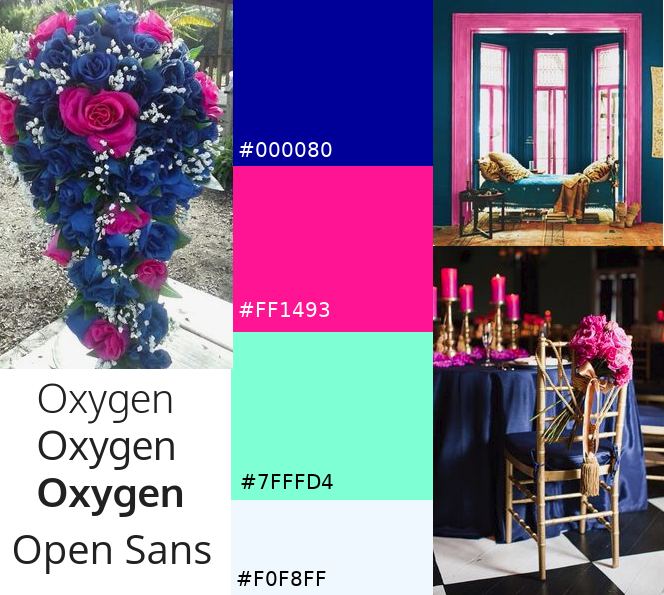
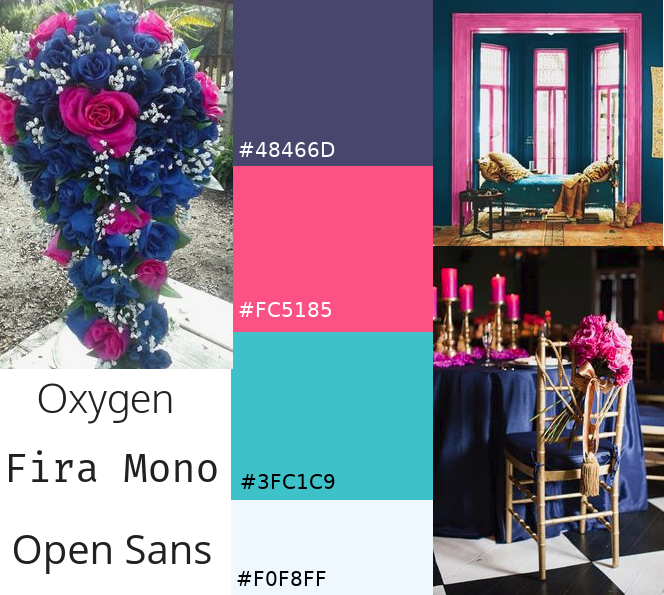
Revision of a layered 664×595 image; what changed, layer by layer:
renamed "#7FFFD4" to "#3FC1C9", painted on it over [241, 474, 335, 489]
renamed "#FF1493" to "#FC5185", painted on it over [239, 302, 331, 317]
painted on "Layer copy #1" over [231, 332, 433, 500]
painted on "Layer copy" over [233, 166, 433, 334]
renamed "#000080" to "#48466D", painted on it over [239, 142, 335, 157]
painted on "Layer" over [233, 0, 433, 168]
added layer "Screenshot from 2019-05-14 09-20-55.png" above "Screenshot from 2019-05-13 16-10-37.png" over [9, 433, 248, 510]
painted on "Screenshot from 2019-05-13 16-10-37.png" over [33, 430, 192, 517]
